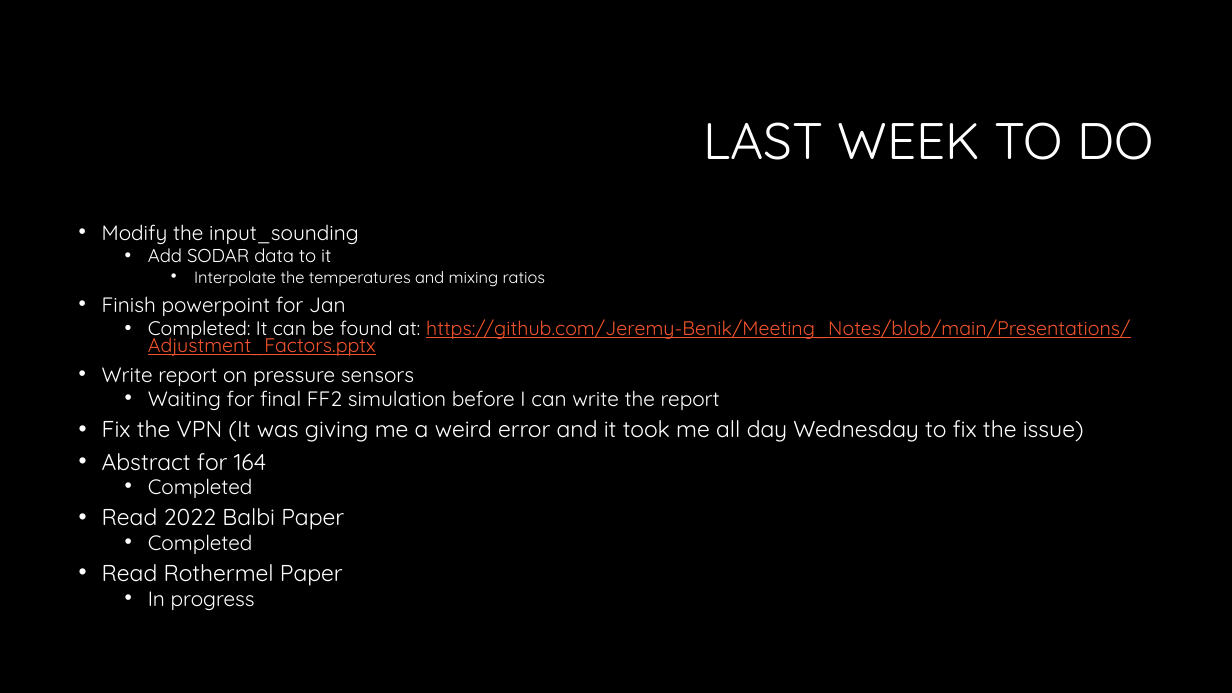
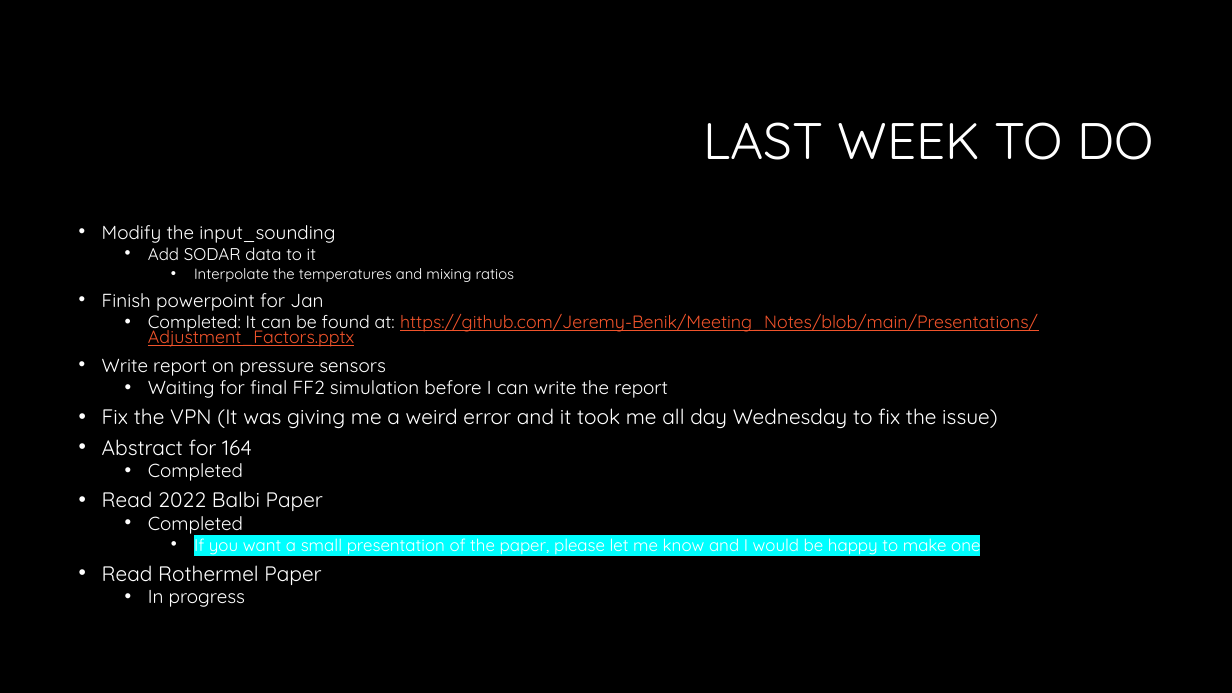
Before and after one commit to Jeremy-Benik/Meeting_Notes, a slide deck: slide 2 of 09022022_Presentation.pptx. Drawn at 1232x693 pixels with LibreOffice and Linux fonts; fonts in the diff are those of the drawing; background and template pictures are left out. Boxes give left, top, right and bottom in pixels: in the first picture for what was removed or moved away, otherwise in the second. Text is boxed around its words. In the diff, an @@ line names an element or a change of style, - is before the commit and + after.

Commit message:
Adding powerpoints

```diff
--- a/09022022_Presentation.pptx
+++ b/09022022_Presentation.pptx
@@ text at (x1=102, y1=225, x2=1038, y2=607): size 16.1 to 14.7 pt in "Modify the input_sounding", "Finish powerpoint for Jan", "Write report on pressure sensors", "Waiting for final FF2 simulation before I ..." and 3 more places; size 14.4 to 13.2 pt in "Add SODAR data to it"; size 12.8 to 11.6 pt in "Interpolate the temperatures and mixing ratios"; size 15.3 to 13.9 pt in "Completed: It can be found at: https://github.com/Jeremy-Ben ..."; size 17.9 to 16.3 pt in "Fix the VPN (It was giving me ...", "Abstract for 164", "Read 2022 Balbi Paper", "Read Rothermel Paper" @@
@@ text at (x1=194, y1=533, x2=980, y2=555): paragraph added @@
+    • If you want a small presentation of the paper, please let me know and I would be happy to make one
```
Also in this commit, not shown: 2 other slides changed, 1 slide added, 1 other file.
